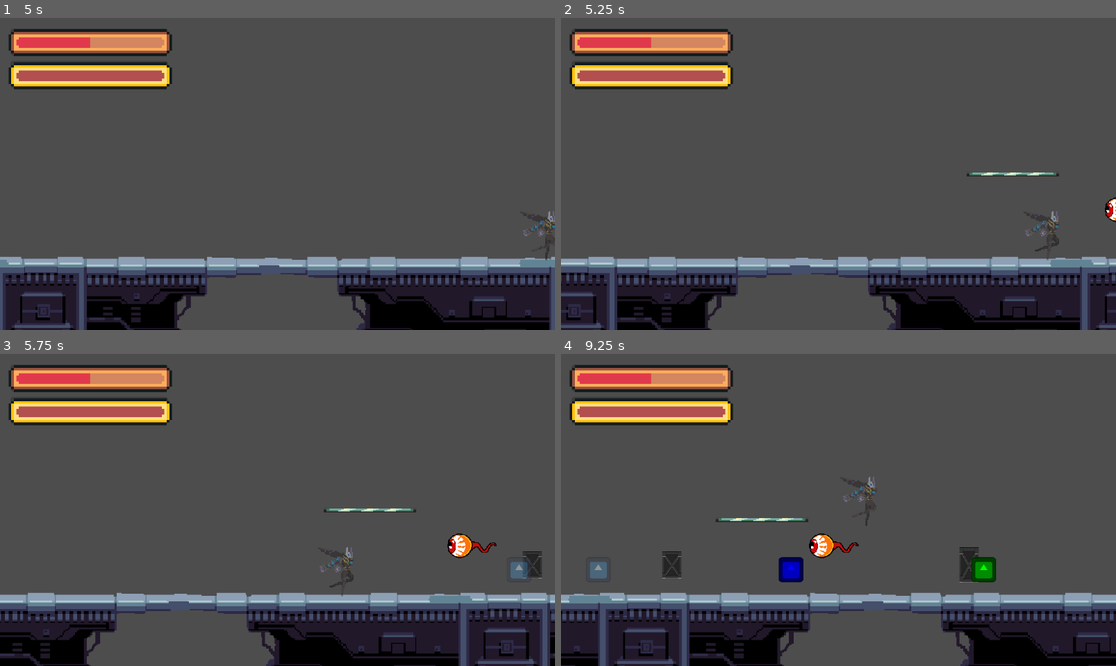
Above: before the commit, frames 1-4 (two rows, left to right).
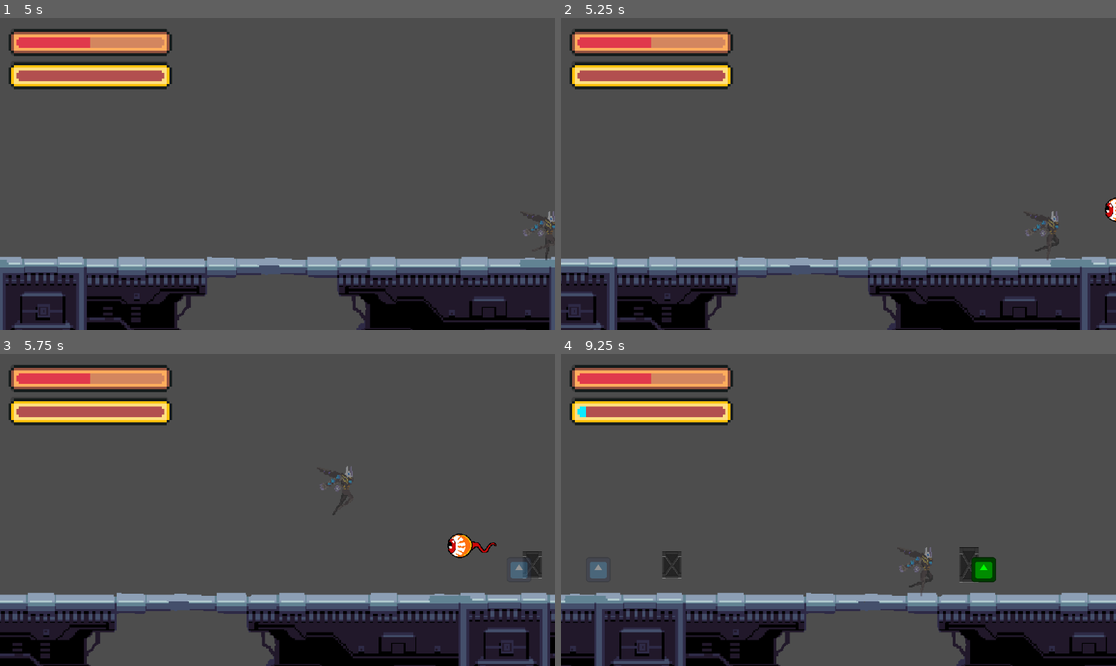
Above: after the commit, the same moments.

Repository: Mir-Shabab-Hasnat/galactic-energy-rush
Game: Godot game, scene res://scenes/main_menu.tscn
Two runs of this game, one before a commit and one after it. Both use one fixed random seed, a clock stepped at 60 frames per second and the inputs below. The engine's default icon, where the game draws it, is replaced by a stand-in: a white triangle on a blue panel in a dark square.
Inputs:
- Up to frame 1 (5 s): click "Start Running!" at 0.5 s; tap Enter (ui_accept) at 1.25, 1.52, 2.27, 3.77, 4.52 s; hold Right (ui_right) 1.28-2.78 s; hold Left (ui_left) 2.78-3.53 s; hold Right (ui_right) from 3.53 s (still down)
- Up to frame 2 (5.25 s): release Right (ui_right) at 5.03 s; hold Left (ui_left) from 5.03 s (still down)
- Up to frame 3 (5.75 s): keep holding Left (ui_left); tap Enter (ui_accept) at 5.27 s
- Up to frame 4 (9.25 s): release Left (ui_left) at 5.78 s; hold Right (ui_right) 5.78-6.53 s; hold Left (ui_left) 6.53-8.03 s; tap Enter (ui_accept) at 6.77, 7.52, 8.27 s; hold Right (ui_right) from 8.03 s (still down)

Frame 1 is identical in both runs. In frame 2, 0.2% of the frame differs, in the area x 73-90%, y 49-51%; in frame 3, 0.4%; in frame 4, 6.1%, in the area x 0-100%, y 16-100%.

Commit message:
turning off platform

Diff:
--- a/scripts/enemy_spawner.gd
+++ b/scripts/enemy_spawner.gd
@@ -20,7 +20,7 @@
 
 			spawn()
 			spawnBox()
-			spawnFloatingplatform()
+			#spawnFloatingplatform()
 			timer = 0.0
 
 func spawn() -> void:
